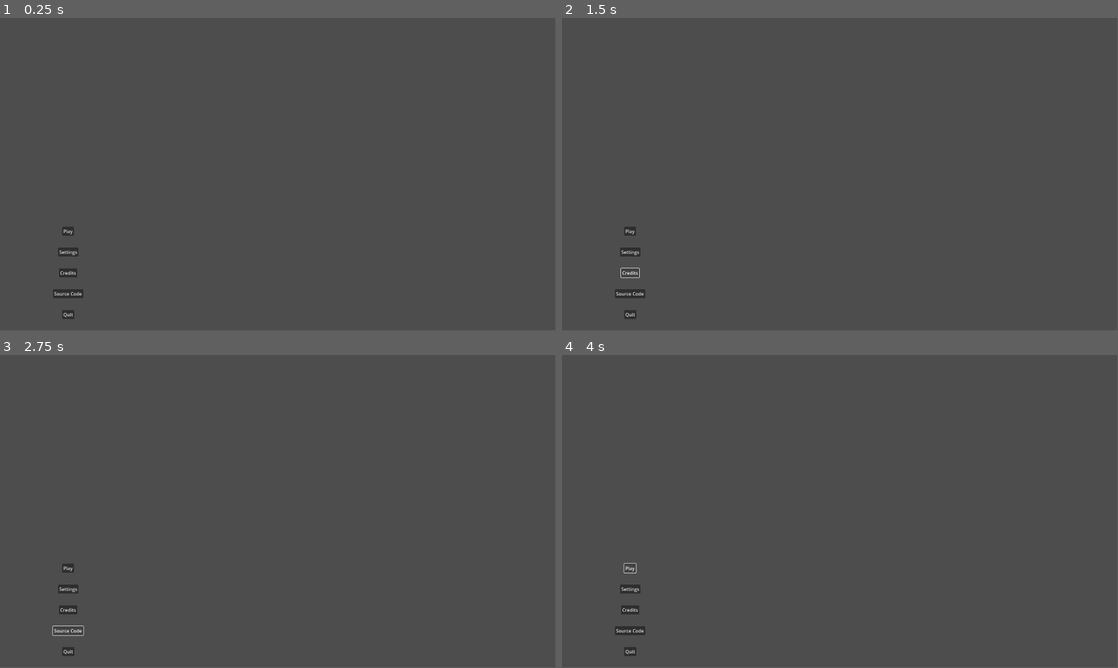
Above: before the commit, frames 1-4 (two rows, left to right).
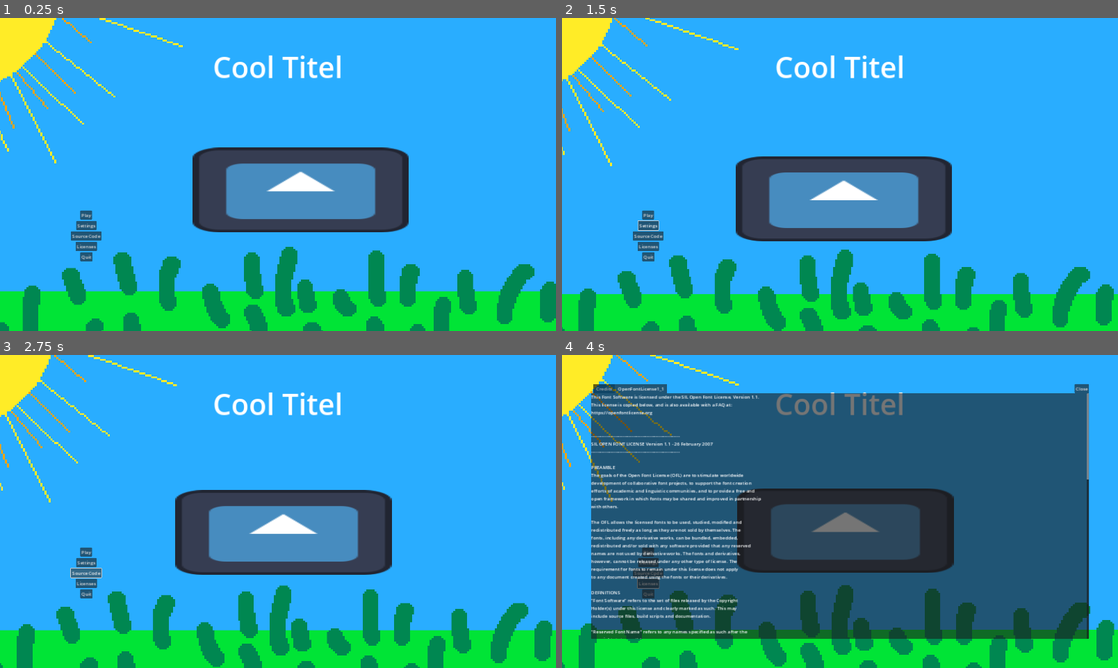
Above: after the commit, the same moments.

Repository: emmdie/GamejamTemplate
Game: Godot game, scene res://Scenes/Ui/Menus/main_menu.tscn
The game is run twice, just before and just after one commit, with the same random seed, the same clock (stepped at 60 frames per second) and the same inputs. Before the commit the project has no main scene; this scene is started directly in both runs. The engine's default icon, where the game draws it, is replaced by a stand-in: a white triangle on a blue panel in a dark square.
Inputs (mouse positions are in pixels of both pictures, inside the frame that each line leads up to):
- Up to frame 1 (0.25 s): no input
- Up to frame 2 (1.5 s): click "Settings" at 0.5 s; click (628, 271) at 1.25 s, where only the run before the commit has a clickable "Credits"
- Up to frame 3 (2.75 s): click "Source Code" at 2 s
- Up to frame 4 (4 s): click (650, 583) at 2.75 s, where only the run after the commit has a clickable "Licenses"; click "Play" at 3.5 s
In our replay, the window is 799x449 before the commit and 800x450 after it. These sizes can differ from the game's own. Grey fills any space a smaller window leaves; there, only what the larger window draws over its background counts as a difference.

The runs differ from the first frame. In frame 1, 96% of the frame differs, in the area x 0-100%, y 0-100%; in frame 2, 95%; in frame 3, 96%; in frame 4, 100%.

Commit message:
add parallax and license viewer functionality

Diff:
--- a/Assets/theme.tres
+++ b/Assets/theme.tres
@@ -1,7 +1,7 @@
 [gd_resource type="Theme" format=3 uid="uid://d2lh3hpldd764"]
 
 [resource]
-MarginContainer/constants/margin_bottom = 20
-MarginContainer/constants/margin_left = 20
-MarginContainer/constants/margin_right = 20
-MarginContainer/constants/margin_top = 20
+MarginContainer/constants/margin_bottom = 100
+MarginContainer/constants/margin_left = 100
+MarginContainer/constants/margin_right = 100
+MarginContainer/constants/margin_top = 100
--- /dev/null
+++ b/Scenes/Ui/Menus/license_viewer.gd
@@ -0,0 +1,4 @@
+extends Control
+
+func _on_button_pressed() -> void:
+	visible = false
--- /dev/null
+++ b/Scenes/Ui/Menus/license_viewer.tscn
@@ -0,0 +1,138 @@
+[gd_scene load_steps=3 format=3 uid="uid://dsq3eg7twv75p"]
+
+[ext_resource type="Theme" uid="uid://d2lh3hpldd764" path="res://Assets/theme.tres" id="1_2absc"]
+[ext_resource type="Script" path="res://Scenes/Ui/Menus/license_viewer.gd" id="2_ekb5e"]
+
+[node name="LicenseViewer" type="Control"]
+layout_mode = 3
+anchors_preset = 15
+anchor_right = 1.0
+anchor_bottom = 1.0
+grow_horizontal = 2
+grow_vertical = 2
+theme = ExtResource("1_2absc")
+script = ExtResource("2_ekb5e")
+
+[node name="MarginContainer" type="MarginContainer" parent="."]
+layout_mode = 1
+anchors_preset = 15
+anchor_right = 1.0
+anchor_bottom = 1.0
+grow_horizontal = 2
+grow_vertical = 2
+
+[node name="TabContainer" type="TabContainer" parent="MarginContainer"]
+layout_mode = 2
+current_tab = 1
+
+[node name="Credits" type="ScrollContainer" parent="MarginContainer/TabContainer"]
+layout_mode = 2
+
+[node name="Text" type="Label" parent="MarginContainer/TabContainer/Credits"]
+layout_mode = 2
+
+[node name="OpenFontLicense1_1" type="ScrollContainer" parent="MarginContainer/TabContainer"]
+layout_mode = 2
+
+[node name="Text" type="Label" parent="MarginContainer/TabContainer/OpenFontLicense1_1"]
+layout_mode = 2
+text = "This Font Software is licensed under the SIL Open Font License, Version 1.1.
+This license is copied below, and is also available with a FAQ at:
+https://openfontlicense.org
+
+
+-----------------------------------------------------------
+SIL OPEN FONT LICENSE Version 1.1 - 26 February 2007
+-----------------------------------------------------------
+
+PREAMBLE
+The goals of the Open Font License (OFL) are to stimulate worldwide
+development of collaborative font projects, to support the font creation
+efforts of academic and linguistic communities, and to provide a free and
+open framework in which fonts may be shared and improved in partnership
+with others.
+
+The OFL allows the licensed fonts to be used, studied, modified and
+redistributed freely as long as they are not sold by themselves. The
+fonts, including any derivative works, can be bundled, embedded,
+redistributed and/or sold with any software provided that any reserved
+names are not used by derivative works. The fonts and derivatives,
+however, cannot be released under any other type of license. The
+requirement for fonts to remain under this license does not apply
+to any document created using the fonts or their derivatives.
+
+DEFINITIONS
+\"Font Software\" refers to the set of files released by the Copyright
+Holder(s) under this license and clearly marked as such. This may
+include source files, build scripts and documentation.
+
+\"Reserved Font Name\" refers to any names specified as such after the
+copyright statement(s).
+
+\"Original Version\" refers to the collection of Font Software components as
+distributed by the Copyright Holder(s).
+
+\"Modified Version\" refers to any derivative made by adding to, deleting,
+or substituting -- in part or in whole -- any of the components of the
+Original Version, by changing formats or by porting the Font Software to a
+new environment.
+
+\"Author\" refers to any designer, engineer, programmer, technical
+writer or other person who contributed to the Font Software.
+
+PERMISSION & CONDITIONS
+Permission is hereby granted, free of charge, to any person obtaining
+a copy of the Font Software, to use, study, copy, merge, embed, modify,
+redistribute, and sell modified and unmodified copies of the Font
+Software, subject to the following conditions:
+
+1) Neither the Font Software nor any of its individual components,
+in Original or Modified Versions, may be sold by itself.
+
+2) Original or Modified Versions of the Font Software may be bundled,
+redistributed and/or sold with any software, provided that each copy
+contains the above copyright notice and this license. These can be
+included either as stand-alone text files, human-readable headers or
+in the appropriate machine-readable metadata fields within text or
+binary files as long as those fields can be easily viewed by the user.
+
+3) No Modified Version of the Font Software may use the Reserved Font
+Name(s) unless explicit written permission is granted by the corresponding
+Copyright Holder. This restriction only applies to the primary font name as
+presented to the users.
+
+4) The name(s) of the Copyright Holder(s) or the Author(s) of the Font
+Software shall not be used to promote, endorse or advertise any
+Modified Version, except to acknowledge the contribution(s) of the
+Copyright Holder(s) and the Author(s) or with their explicit written
+permission.
+
+5) The Font Software, modified or unmodified, in part or in whole,
+must be distributed entirely under this license, and must not be
+distributed under any other license. The requirement for fonts to
+remain under this license does not apply to any document created
+using the Font Software.
+
+TERMINATION
+This license becomes null and void if any of the above conditions are
+not met.
+
+DISCLAIMER
+THE FONT SOFTWARE IS PROVIDED \"AS IS\", WITHOUT WARRANTY OF ANY KIND,
+EXPRESS OR IMPLIED, INCLUDING BUT NOT LIMITED TO ANY WARRANTIES OF
+MERCHANTABILITY, FITNESS FOR A PARTICULAR PURPOSE AND NONINFRINGEMENT
+OF COPYRIGHT, PATENT, TRADEMARK, OR OTHER RIGHT. IN NO EVENT SHALL THE
+COPYRIGHT HOLDER BE LIABLE FOR ANY CLAIM, DAMAGES OR OTHER LIABILITY,
+INCLUDING ANY GENERAL, SPECIAL, INDIRECT, INCIDENTAL, OR CONSEQUENTIAL
+DAMAGES, WHETHER IN AN ACTION OF CONTRACT, TORT OR OTHERWISE, ARISING
+FROM, OUT OF THE USE OR INABILITY TO USE THE FONT SOFTWARE OR FROM
+OTHER DEALINGS IN THE FONT SOFTWARE.
+"
+
+[node name="Button" type="Button" parent="MarginContainer"]
+layout_mode = 2
+size_flags_horizontal = 8
+size_flags_vertical = 0
+text = "Close"
+
+[connection signal="pressed" from="MarginContainer/Button" to="." method="_on_button_pressed"]
--- a/Scenes/Ui/Menus/main_menu.gd
+++ b/Scenes/Ui/Menus/main_menu.gd
@@ -1,4 +1,22 @@
 extends Control
+
+@onready var parallax = $ParallaxBackground
+@onready var license_viewer = $LicenseViewer
+
+func _process(delta):
+	parallax.scroll_offset = get_global_mouse_position()*0.3
 
 func _on_quit_button_pressed() -> void:
 	get_tree().quit()
+
+func _on_play_button_pressed() -> void:
+	pass # Replace with function body.
+
+func _on_source_code_button_pressed() -> void:
+	OS.shell_open("https://github.com/emmdie/GamejamTemplate")
+
+func _on_settings_button_pressed() -> void:
+	pass # Replace with function body.
+
+func _on_license_button_pressed() -> void:
+	license_viewer.visible = true
--- a/Scenes/Ui/Menus/main_menu.tscn
+++ b/Scenes/Ui/Menus/main_menu.tscn
@@ -1,7 +1,10 @@
-[gd_scene load_steps=3 format=3 uid="uid://rc6i1rqw11ca"]
+[gd_scene load_steps=6 format=3 uid="uid://rc6i1rqw11ca"]
 
 [ext_resource type="Theme" uid="uid://d2lh3hpldd764" path="res://Assets/theme.tres" id="1_8w3v2"]
 [ext_resource type="Script" path="res://Scenes/Ui/Menus/main_menu.gd" id="2_if78t"]
+[ext_resource type="Texture2D" uid="uid://d0q2ww7ik28wo" path="res://Assets/Textures/Ui/MainMenu/Background.png" id="3_ij8sv"]
+[ext_resource type="Texture2D" uid="uid://c5cjks2qwl140" path="res://Assets/Textures/icon.svg" id="4_cbnxc"]
+[ext_resource type="PackedScene" uid="uid://dsq3eg7twv75p" path="res://Scenes/Ui/Menus/license_viewer.tscn" id="5_cgcka"]
 
 [node name="MainMenu" type="Control"]
 layout_mode = 3
@@ -13,7 +16,7 @@
 theme = ExtResource("1_8w3v2")
 script = ExtResource("2_if78t")
 
-[node name="MarginContainer" type="MarginContainer" parent="."]
+[node name="ButtonMarginContainer" type="MarginContainer" parent="."]
 layout_mode = 1
 anchors_preset = 15
 anchor_right = 1.0
@@ -21,52 +24,105 @@
 grow_horizontal = 2
 grow_vertical = 2
 
-[node name="HBoxContainer" type="HBoxContainer" parent="MarginContainer"]
+[node name="HBoxContainer" type="HBoxContainer" parent="ButtonMarginContainer"]
 layout_mode = 2
 
-[node name="VBoxContainer" type="VBoxContainer" parent="MarginContainer/HBoxContainer"]
+[node name="VBoxContainer" type="VBoxContainer" parent="ButtonMarginContainer/HBoxContainer"]
 layout_mode = 2
 size_flags_horizontal = 3
 size_flags_stretch_ratio = 0.3
 
-[node name="Spacer" type="Control" parent="MarginContainer/HBoxContainer/VBoxContainer"]
+[node name="Spacer" type="Control" parent="ButtonMarginContainer/HBoxContainer/VBoxContainer"]
 layout_mode = 2
 size_flags_vertical = 3
-size_flags_stretch_ratio = 10.0
+size_flags_stretch_ratio = 19.04
 
-[node name="PlayButton" type="Button" parent="MarginContainer/HBoxContainer/VBoxContainer"]
+[node name="PlayButton" type="Button" parent="ButtonMarginContainer/HBoxContainer/VBoxContainer"]
 layout_mode = 2
 size_flags_horizontal = 4
 size_flags_vertical = 6
 text = "Play"
 
-[node name="SettingsButton" type="Button" parent="MarginContainer/HBoxContainer/VBoxContainer"]
+[node name="SettingsButton" type="Button" parent="ButtonMarginContainer/HBoxContainer/VBoxContainer"]
 layout_mode = 2
 size_flags_horizontal = 4
 size_flags_vertical = 6
 text = "Settings"
 
-[node name="CreditsButton" type="Button" parent="MarginContainer/HBoxContainer/VBoxContainer"]
-layout_mode = 2
-size_flags_horizontal = 4
-size_flags_vertical = 6
-text = "Credits"
-
-[node name="SourceCodeButton" type="Button" parent="MarginContainer/HBoxContainer/VBoxContainer"]
+[node name="SourceCodeButton" type="Button" parent="ButtonMarginContainer/HBoxContainer/VBoxContainer"]
 layout_mode = 2
 size_flags_horizontal = 4
 size_flags_vertical = 6
 text = "Source Code"
 
-[node name="QuitButton" type="Button" parent="MarginContainer/HBoxContainer/VBoxContainer"]
+[node name="LicenseButton" type="Button" parent="ButtonMarginContainer/HBoxContainer/VBoxContainer"]
+layout_mode = 2
+size_flags_horizontal = 4
+size_flags_vertical = 6
+text = "Licenses"
+
+[node name="QuitButton" type="Button" parent="ButtonMarginContainer/HBoxContainer/VBoxContainer"]
 layout_mode = 2
 size_flags_horizontal = 4
 size_flags_vertical = 6
 text = "Quit
 "
 
-[node name="Spacer" type="Control" parent="MarginContainer/HBoxContainer"]
+[node name="Spacer2" type="Control" parent="ButtonMarginContainer/HBoxContainer/VBoxContainer"]
+layout_mode = 2
+size_flags_vertical = 3
+size_flags_stretch_ratio = 4.62
+
+[node name="Spacer" type="Control" parent="ButtonMarginContainer/HBoxContainer"]
 layout_mode = 2
 size_flags_horizontal = 3
 
-[connection signal="pressed" from="MarginContainer/HBoxContainer/VBoxContainer/QuitButton" to="." method="_on_quit_button_pressed"]
+[node name="Label" type="Label" parent="ButtonMarginContainer"]
+layout_mode = 2
+size_flags_horizontal = 4
+size_flags_vertical = 0
+theme_override_font_sizes/font_size = 100
+text = "Cool Titel"
+
+[node name="ParallaxBackground" type="ParallaxBackground" parent="."]
+
+[node name="ParallaxLayer" type="ParallaxLayer" parent="ParallaxBackground"]
+motion_scale = Vector2(0.1, 0.1)
+
+[node name="Background" type="TextureRect" parent="ParallaxBackground/ParallaxLayer"]
+offset_left = -319.0
+offset_top = -203.0
+offset_right = 3298.0
+offset_bottom = 1853.0
+scale = Vector2(0.729816, 0.715367)
+texture = ExtResource("3_ij8sv")
+expand_mode = 3
+
+[node name="ParallaxLayer2" type="ParallaxLayer" parent="ParallaxBackground"]
+motion_scale = Vector2(0.3, 0.3)
+
+[node name="GodotIcon" type="TextureRect" parent="ParallaxBackground/ParallaxLayer2"]
+anchors_preset = 8
+anchor_left = 0.5
+anchor_top = 0.5
+anchor_right = 0.5
+anchor_bottom = 0.5
+offset_left = 578.0
+offset_top = 399.0
+offset_right = 1326.0
+offset_bottom = 691.0
+grow_horizontal = 2
+grow_vertical = 2
+size_flags_horizontal = 4
+size_flags_vertical = 4
+texture = ExtResource("4_cbnxc")
+
+[node name="LicenseViewer" parent="." instance=ExtResource("5_cgcka")]
+visible = false
+layout_mode = 1
+
+[connection signal="pressed" from="ButtonMarginContainer/HBoxContainer/VBoxContainer/PlayButton" to="." method="_on_play_button_pressed"]
+[connection signal="pressed" from="ButtonMarginContainer/HBoxContainer/VBoxContainer/SettingsButton" to="." method="_on_settings_button_pressed"]
+[connection signal="pressed" from="ButtonMarginContainer/HBoxContainer/VBoxContainer/SourceCodeButton" to="." method="_on_source_code_button_pressed"]
+[connection signal="pressed" from="ButtonMarginContainer/HBoxContainer/VBoxContainer/LicenseButton" to="." method="_on_license_button_pressed"]
+[connection signal="pressed" from="ButtonMarginContainer/HBoxContainer/VBoxContainer/QuitButton" to="." method="_on_quit_button_pressed"]
--- a/project.godot
+++ b/project.godot
@@ -11,6 +11,7 @@
 [application]
 
 config/name="Game Jam Template"
+run/main_scene="res://Scenes/Ui/Menus/main_menu.tscn"
 config/features=PackedStringArray("4.2", "GL Compatibility")
 config/icon="res://Assets/Textures/icon.svg"
 
@@ -18,6 +19,7 @@
 
 window/size/viewport_width=1920
 window/size/viewport_height=1080
+window/stretch/mode="canvas_items"
 
 [rendering]
 
Binary file added: Assets/Textures/Ui/MainMenu/Background.png
Not shown, added: Assets/Textures/Ui/MainMenu/Background.png.import
Not shown, added: README.md
